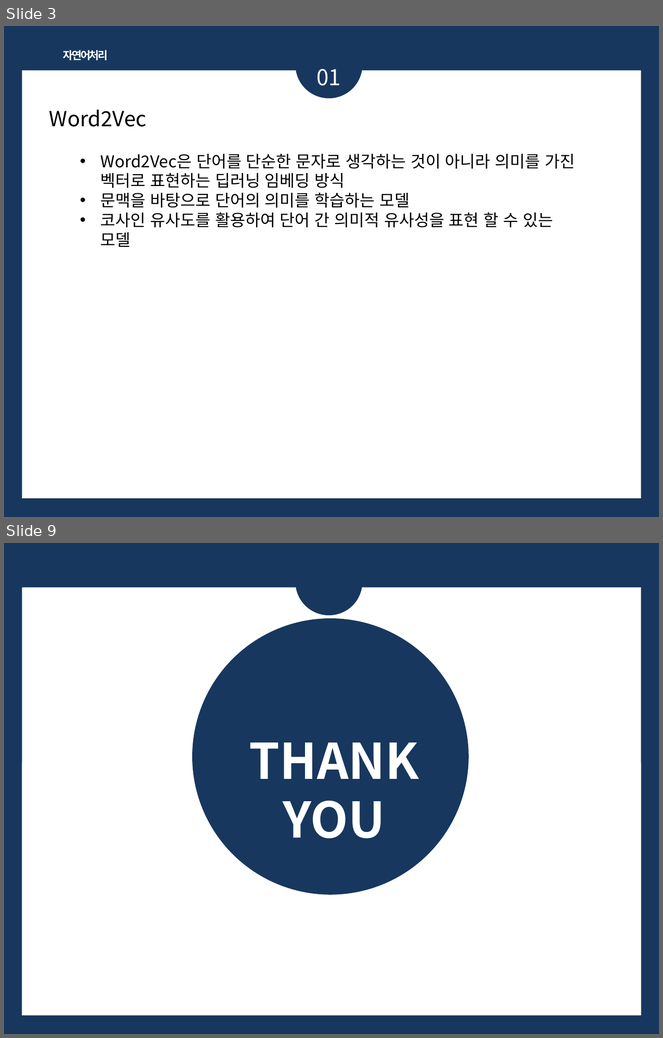
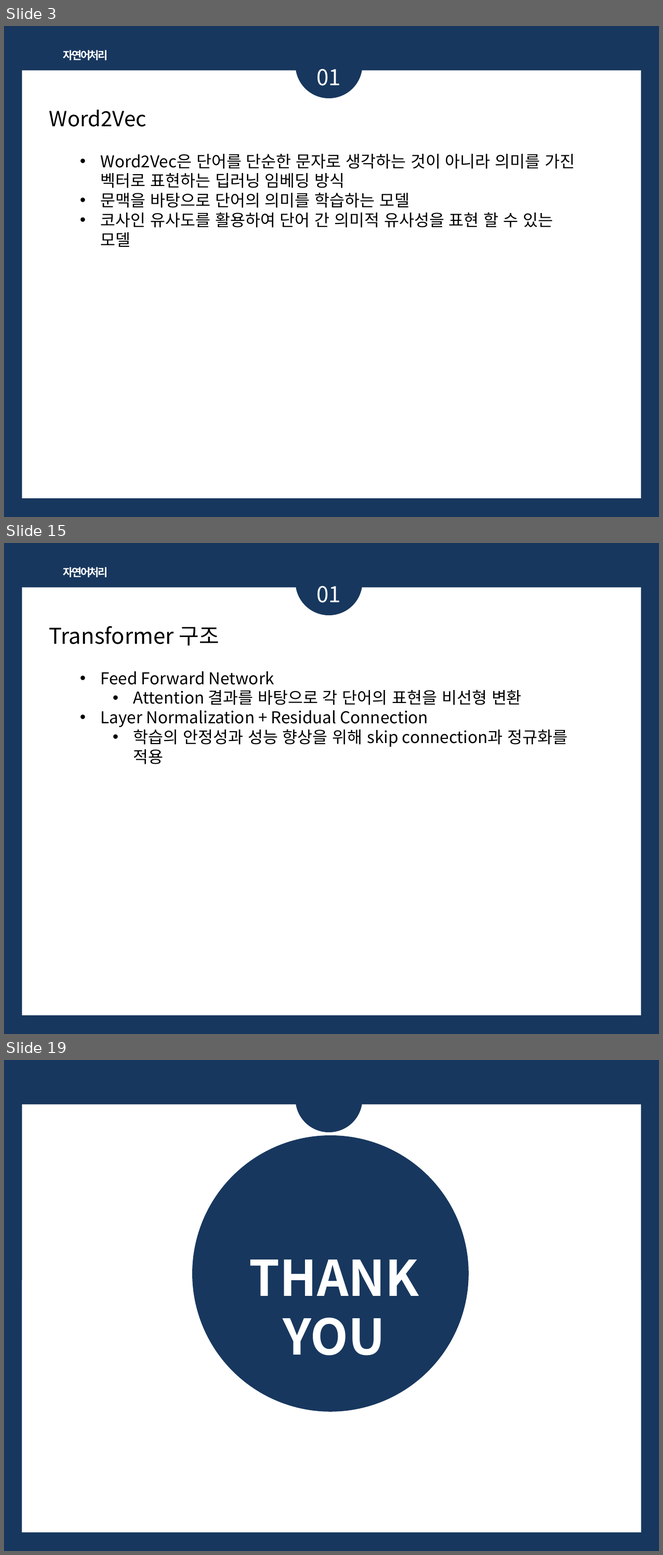
Before and after one commit to 1124apm/Multicam_2025, a slide deck: ppt/자연어_임베딩.pptx. Shown one above the other, each under a label of ours: slides 3 and 9 before the commit, slides 3, 15 and 19 after it; the slides between them are not shown. The pictures are 663x1038 and 663x1555 pixels, drawn with LibreOffice and Linux fonts; fonts in the diff are those of the drawing. Boxes give left, top, right and bottom in pixels: in the first picture for what was removed or moved away, otherwise in the second. Text is boxed around its words. In the diff, an @@ line names an element or a change of style, - is before the commit and + after.

```diff
--- a/ppt/자연어_임베딩.pptx
+++ b/ppt/자연어_임베딩.pptx
@@ slide 15 added at (4, 543, 659, 1034), background #17375E; not listed: 1 template element that a slide beside it also shows @@
@@ ellipse added at (296, 548, 362, 615), fill #17375E @@
@@ text added at (63, 567, 108, 577), 12 pt, text #FFFFFF, bold @@
+자연어처리
@@ text added at (317, 586, 341, 603), 24 pt, text #FFFFFF @@
+01
@@ text added at (49, 626, 219, 646), 24 pt, text #000000 @@
+Transformer 구조
@@ text added at (101, 671, 568, 765), 18 pt, text #000000 @@
+• Feed Forward Network
+  • Attention 결과를 바탕으로 각 단어의 표현을 비선형 변환
+• Layer Normalization + Residual Connection
+  • 학습의 안정성과 성능 향상을 위해 skip connection과 정규화를 적용
@@ what was slide 9 is now slide 19 @@
```
Also in this commit, not shown: 5 slides changed, 9 other slides added, 53 other files.
